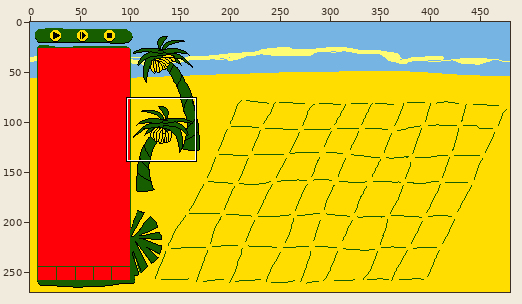
Two states of a pixel-art file, assets/1.ase. Above: a wide view before the commit, with the close-up outlined.
Close-up. Before the edit:
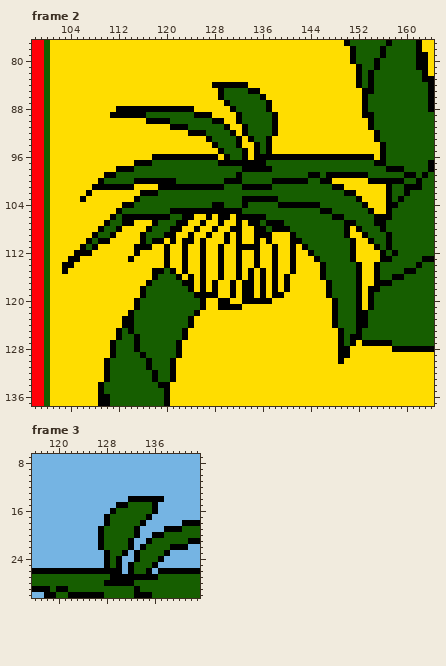
480x270 pixels, 8 frames. Shown: frame 2: x 98..164, y 77..137; frame 3: x 116..143, y 7..30. The commit also changed other frames or places, which this record leaves out.
After:
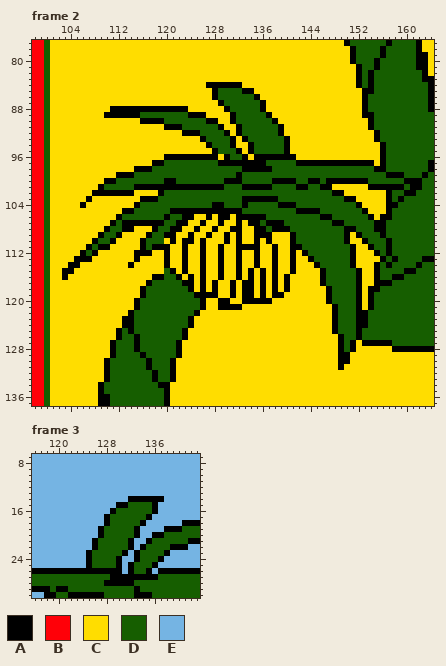
Palette (. is transparent): A #000000  B #ff0008  C #ffdd00  D #165e00  E #75b4e3
Change:
Changed rows in their new state; - is an unchanged pixel.
Frame 2, layer "tree1":
first column x 103:
 84 ------------------------A-----C----------------------------
 85 -------------------------AD---A-C--------------------------
 86 -------------------------AD-----AC-------------------------
 87 --------------------------AD-----AC------------------------
 88 --------A------------C-----AD----AC------------------------
 89 -------A-----D-------A--C---AD----AC-----------------------
 90 -------------A---D------A-C-AD-----------------------------
 91 -----------------A--D-----AC-AD----DA----------------------
 92 --------------------A--D---ACAD----DA----------------------
 93 -----------------------AD---ACAD--DDDA---------------------
 94 ------------------------AD--AC-AD-DDDA---------------------
 95 -------------------------AD--ACAD-DDDA---------------------
 96 ---------------CC----------------------CCCCCCCCCCCCC-------
 97 ------------CCCAA----------------------AAAAAAAAAAAAAC------
 98 ---------CCCAAA-------------------------------------AADDD--
 99 -------CCAAA-----------------------------DD-DDDDDDD---AAADD
100 ------CAA---DDDDD----------------------DDAAD-AAAAAADDDDDDAA
101 -----C-DDDDDAAAA-----------------------AA--AACC----AAA-AAD-
102 ----CAAAAAAA-CCCA----------------------------AACC---------A
103 ---CA-------CAAA-------------------------------AAC---------
104 ---A------CCA--------------------------DDDD------AC--------
105 ---------CAA---------------------------AAAADD-----AC-------
106 --------CADDDDDDD--------------------------AADD----AC------
107 -------CA---AAA-A----------------------------AADD----------
108 ------CA-DAA--CA--------------------------------AD--A------
109 -----CA-DA---CA----------------------------------AD--AD----
110 ----CADDA------DD----------------------D-------AC-AD-------
111 ---CADAA----C-DAA----------------------AD----------AD------
112 --C-DA-------AA-------------------------AD----------ADAD---
113 -C-AA------CA----------------------------AD-----------DA---
114 C-A--------A------------------------------AD----AC----A----
115 -A-------------CC------------------------------------------
116 A---------------A------------------------------------------
117 -------------------------------------------AD--------------
120 --------------------------------------------AD-------------
first column x 148:
125 AD--
126 ---D
128 --DA
130 --A-
131 -A--
Frame 3, layer "tree2":
first column x 125:
21 -AD-
22 -AD-
23 ADDD
24 ADDD
25 ADDD
Pixel boxes of the changes (left, top, right, bottom) in both close-ups:
changed: (62, 82, 416, 304)
changed: (332, 328, 356, 370)
changed: (86, 538, 110, 568)
